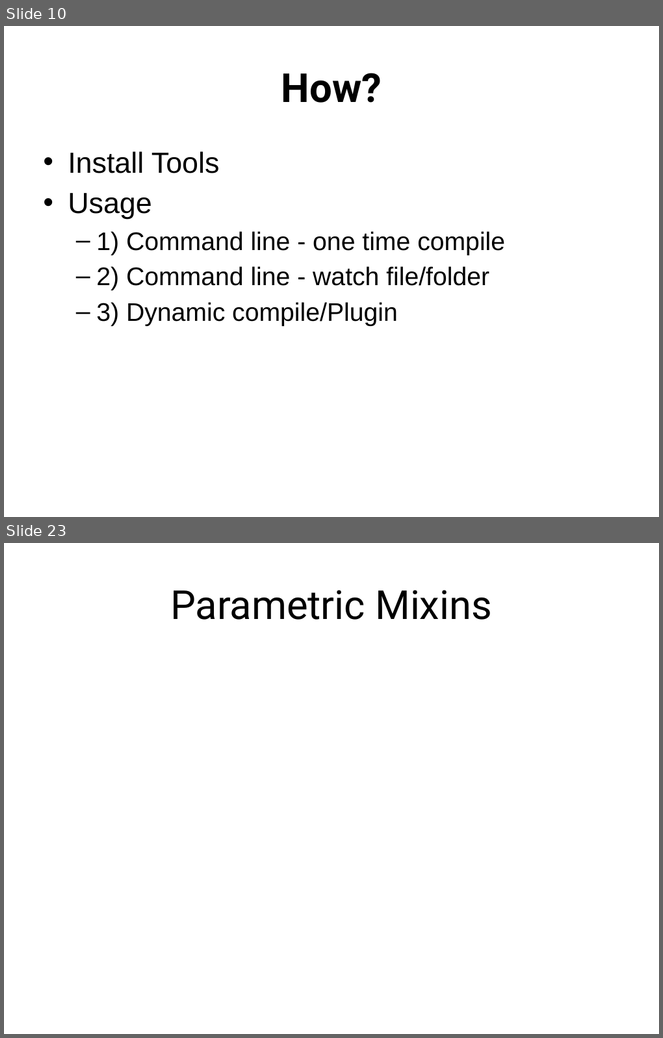
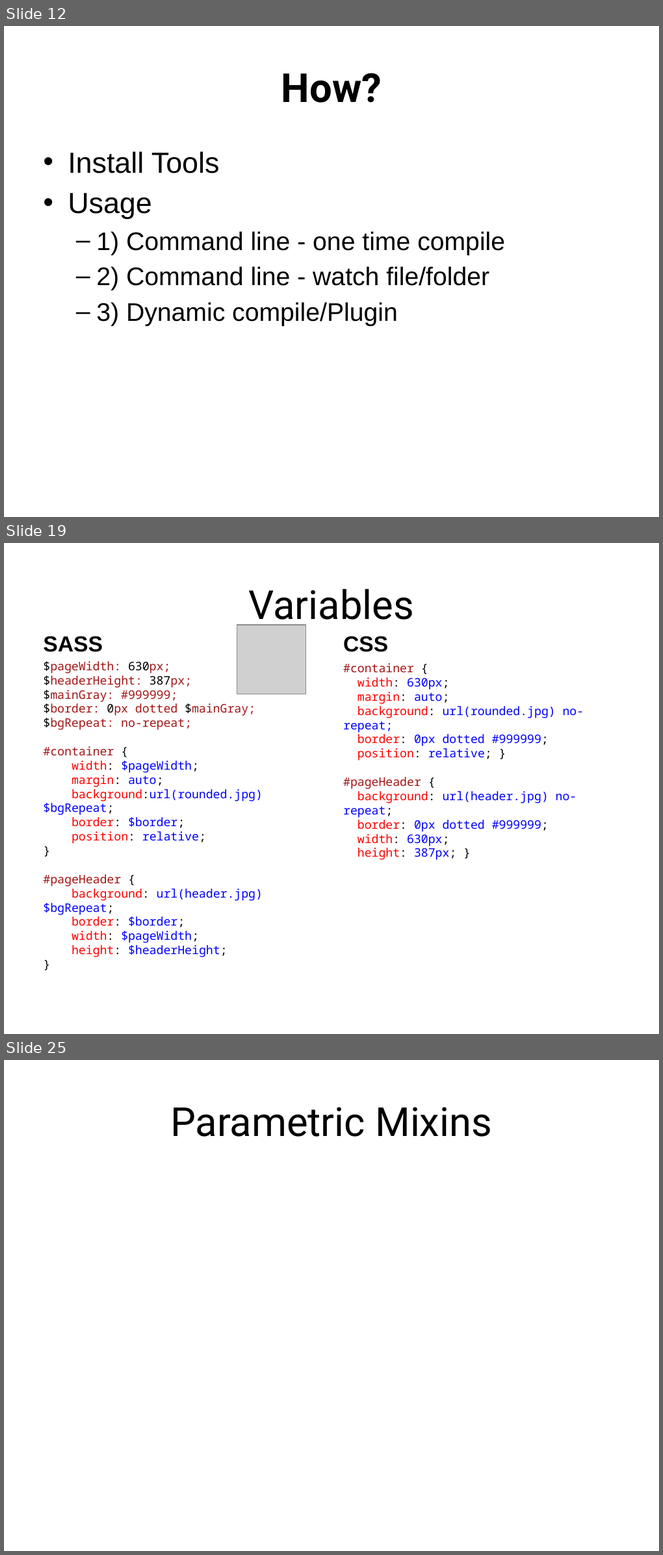
Before and after one commit to jacobladams/presentations, a slide deck: less-and-sass/Write LESS CSS and make it SASSier.pptx. Shown one above the other, each under a label of ours: slides 10 and 23 before the commit, slides 12, 19 and 25 after it; the slides between them are not shown. The pictures are 663x1038 and 663x1555 pixels, drawn with LibreOffice and Linux fonts; fonts in the diff are those of the drawing; grey boxes stand for pictures. Boxes give left, top, right and bottom in pixels: in the first picture for what was removed or moved away, otherwise in the second. Text is boxed around its words. In the diff, an @@ line names an element or a change of style, - is before the commit and + after.

```diff
--- a/less-and-sass/Write LESS CSS and make it SASSier.pptx
+++ b/less-and-sass/Write LESS CSS and make it SASSier.pptx
@@ slide 19 added at <box>4,543,659,1034</box>, background #FFFFFF @@
@@ title added at <box>248,589,414,629</box>, 44 pt, text #000000 @@
+Variables
@@ text added at <box>43,636,102,652</box>, 24 pt, text #000000, bold @@
+SASS
@@ picture added at <box>237,625,307,694</box> @@
@@ text added at <box>343,636,388,652</box>, 24 pt, text #000000, bold @@
+CSS
@@ text added at <box>43,661,263,958</box>, 13 pt, text #A31515 @@
+$pageWidth: 630px;
+$headerHeight: 387px;
+$mainGray: #999999;
+$border: 0px dotted $mainGray;
+$bgRepeat: no-repeat;
+#container {
+width: $pageWidth;
+margin: auto;
+background:url(rounded.jpg) $bgRepeat;
+border: $border;
+position: relative;
+}
+#pageHeader {
+background: url(header.jpg) $bgRepeat;
+border: $border;
+width: $pageWidth;
+height: $headerHeight;
+}
@@ text added at <box>343,663,584,860</box>, 13 pt, text #0000FF @@
+#container {
+width: 630px;
+margin: auto;
+background: url(rounded.jpg) no-repeat;
+border: 0px dotted #999999;
+position: relative; }
+#pageHeader {
+background: url(header.jpg) no-repeat;
+border: 0px dotted #999999;
+width: 630px;
+height: 387px; }
@@ what was slide 10 is now slide 12 @@
@@ what was slide 23 is now slide 25 @@
```
Also in this commit, not shown: 6 slides changed, 16 other slides added, 12 slides removed.
